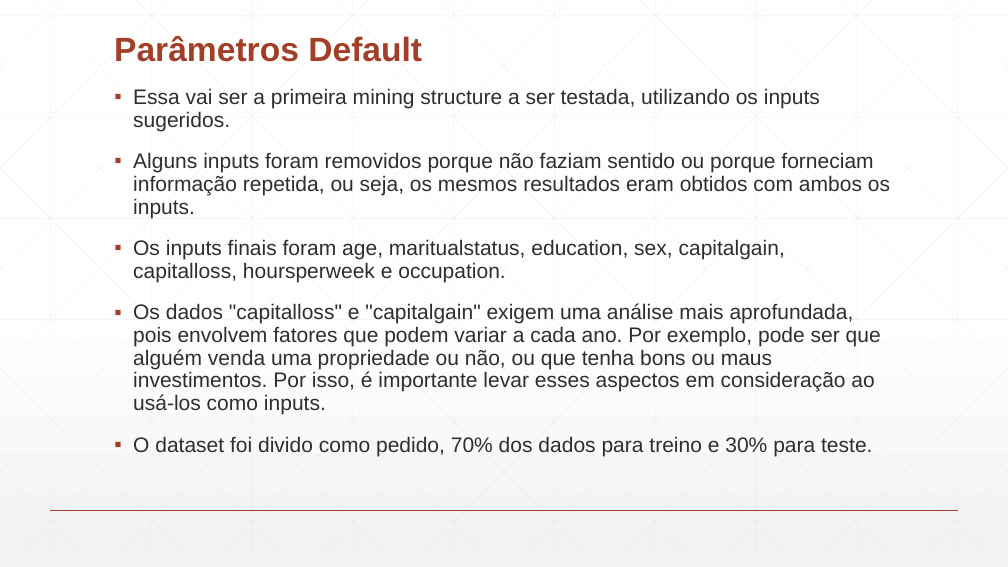
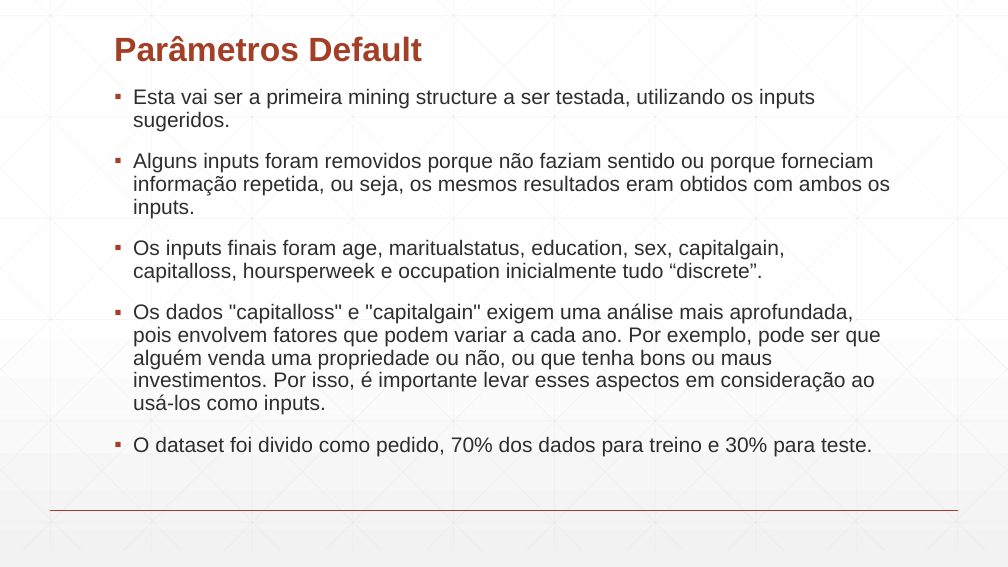
Before and after one commit to Paulitchos/SI_2_TP, a slide deck: slide 3 of Parte_2/DataMining.pptx. Drawn at 1008x567 pixels with LibreOffice and Linux fonts; fonts in the diff are those of the drawing. Boxes give left, top, right and bottom in pixels: in the first picture for what was removed or moved away, otherwise in the second. Text is boxed around its words. In the diff, an @@ line names an element or a change of style, - is before the commit and + after.

```diff
--- a/Parte_2/DataMining.pptx
+++ b/Parte_2/DataMining.pptx
@@ text at [133,88,815,131]: text changed @@
-▪ Essa vai ser a primeira mining structure a ser testada, utilizando os inputs sugeridos.
+▪ Esta vai ser a primeira mining structure a ser testada, utilizando os inputs sugeridos.
@@ text at [133,239,785,282]: text changed @@
-▪ Os inputs finais foram age, maritualstatus, education, sex, capitalgain, capitalloss, hoursperweek e occupation.
+▪ Os inputs finais foram age, maritualstatus, education, sex, capitalgain, capitalloss, hoursperweek e occupation inicialmente tudo “discrete”.
```
Also in this commit, not shown: 7 other slides changed, 6 slides added, 3 other files.
